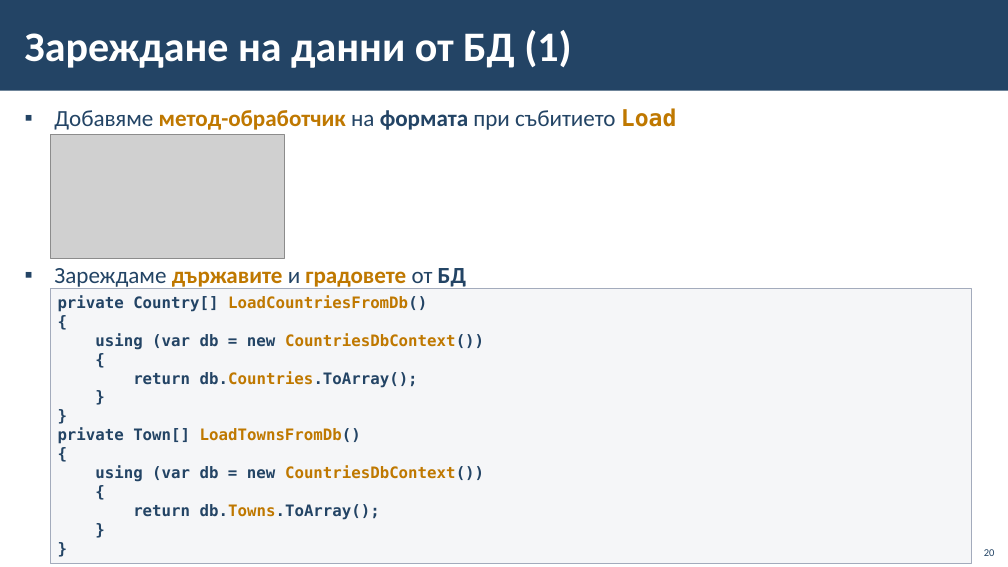
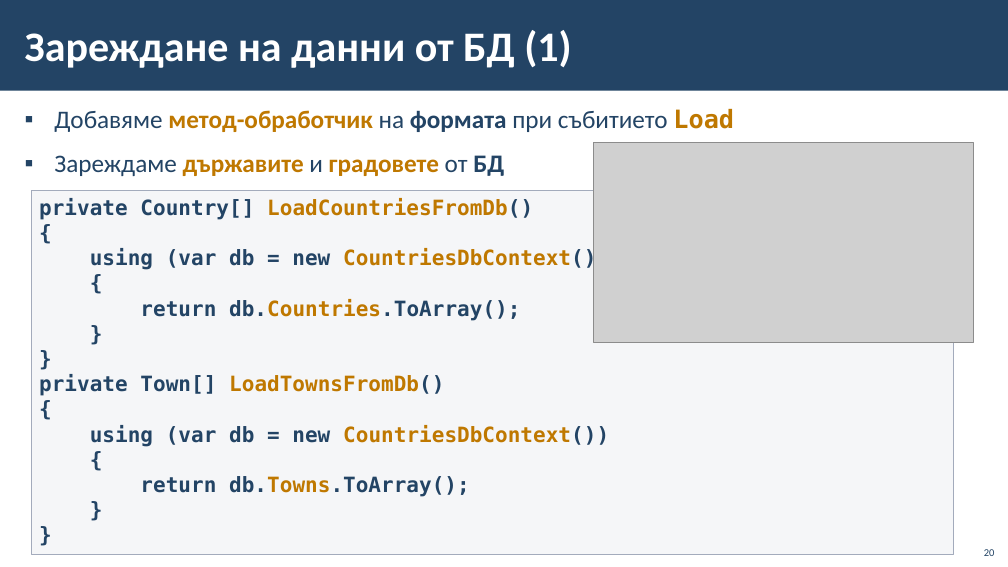
Before and after one commit to BG-IT-Edu/School-Programming, a slide deck: slide 20 of Courses/Software-Sciences/Module-4-Information-Systems-New/08-Navigation-between-Tables/08-Navigation-between-Tables.pptx. Drawn at 1008x567 pixels with LibreOffice and Linux fonts; fonts in the diff are those of the drawing; grey boxes stand for pictures; background and template pictures are left out. Boxes give left, top, right and bottom in pixels: in the first picture for what was removed or moved away, otherwise in the second. Text is boxed around its words. In the diff, an @@ line names an element or a change of style, - is before the commit and + after.

```diff
--- a/Courses/Software-Sciences/Module-4-Information-Systems-New/08-Navigation-between-Tables/08-Navigation-between-Tables.pptx
+++ b/Courses/Software-Sciences/Module-4-Information-Systems-New/08-Navigation-between-Tables/08-Navigation-between-Tables.pptx
@@ text "Добавяме метод-обработчик на формата при ..." at (54,109,734,176): size 22 to 24 pt @@
@@ picture: place and size @@
-picture at (50,135,284,259)
+picture at (594,142,973,343)
@@ rectangle "private Country[] LoadCountriesFromDb()": place and size @@
-rectangle "private Country[] LoadCountriesFromDb()" at (50,289,972,564)
+rectangle "private Country[] LoadCountriesFromDb()" at (32,191,954,554)
@@ rectangle "private Country[] LoadCountriesFromDb()" at (32,191,954,554): size 15 to 20 pt @@
```
